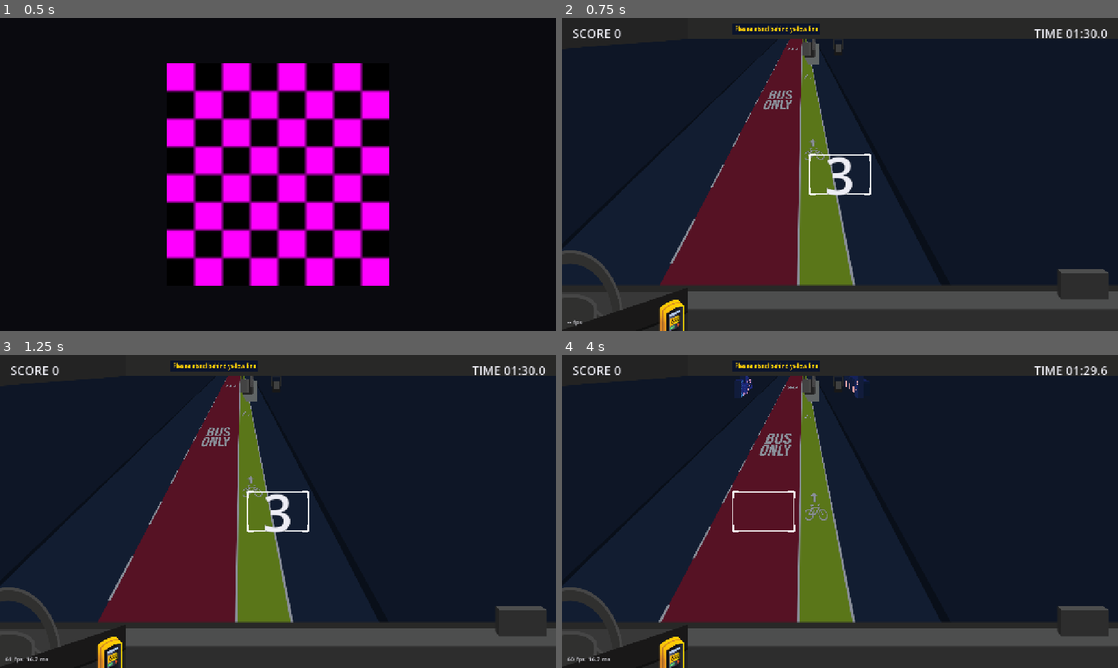
Above: before the commit, frames 1-4 (two rows, left to right).
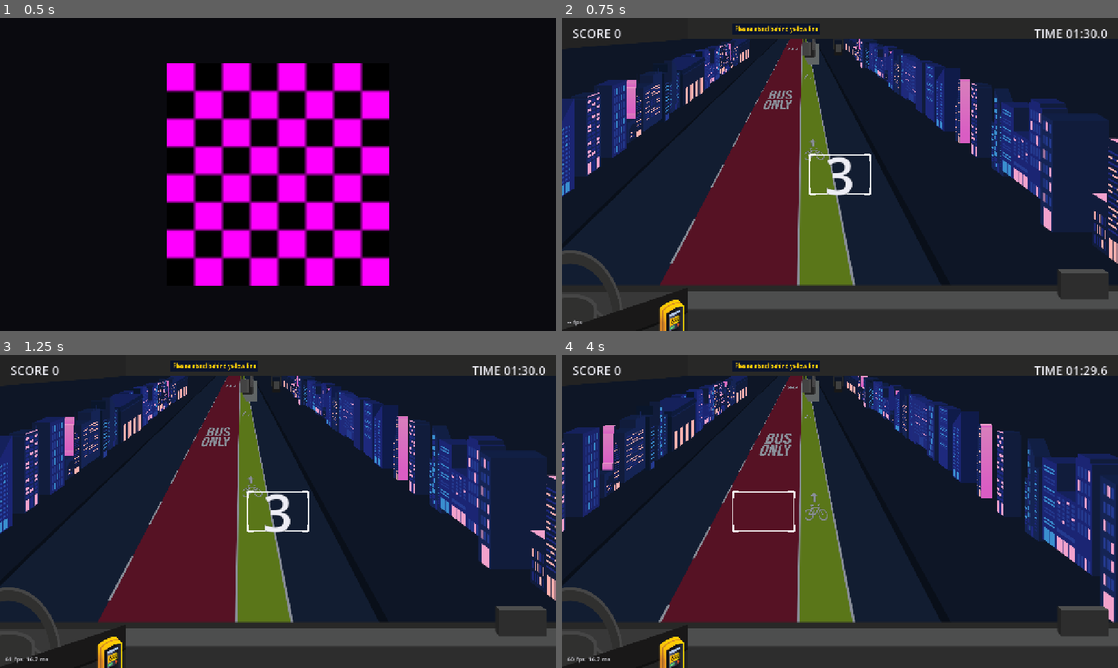
Above: after the commit, the same moments.

Repository: tkforgeworks/robo-narc
Game: Godot game, scene res://scenes/core/main.tscn
Same seed, same stepped clock (60 frames per second), same inputs: the game is played once before the commit and once after it.
Inputs (mouse positions are in pixels of both pictures, inside the frame that each line leads up to):
- Up to frame 1 (0.5 s): no input
- Up to frame 2 (0.75 s): tap Enter at 0.5 s; move the mouse to (962, 158) at 0.52 s; hold D (move_right) from 0.53 s (still down); hold Space (capture) from 0.53 s (still down); click (962, 158) at 0.67 s
- Up to frame 3 (1.25 s): keep holding D (move_right); keep holding Space (capture)
- Up to frame 4 (4 s): release D (move_right) at 1.25 s; release Space (capture) at 1.25 s; drag from (728, 527) to (840, 511) at 1.27 s; tap Space (capture) at 2 s; move the mouse to (895, 442) at 2.02 s; hold D (move_right) 2.03-2.75 s; tap Alt at 2.1 s; drag from (812, 574) to (673, 464) at 2.77 s; tap Enter at 3.5 s; move the mouse to (1006, 558) at 3.52 s; hold A (move_left) from 3.53 s (still down); hold Space (capture) from 3.53 s (still down)

Frame 1 is identical in both runs. In frame 2, 11% of the frame differs, in the area x 0-100%, y 6-79%; in frame 3, 11%; in frame 4, 12%, in the area x 0-100%, y 6-86%.

Commit message:
road: line the roadside with buildings from the first frame
BuildingStrip only seeded one building at the horizon and let the rest
scroll in, so every shift started with empty roadsides for several
seconds. It now pre-fills from just behind the bus to the horizon on
ready and projects immediately; the despawn edge is a named constant.

Co-Authored-By: Claude Fable 5.1 <noreply@anthropic.com>

Diff:
--- a/src/game/road/building_strip.gd
+++ b/src/game/road/building_strip.gd
@@ -6,6 +6,8 @@
 enum RoadSide { LEFT, RIGHT }
 
 const BUILDINGS_DIR := "res://assets/roadside/buildings"
+## Buildings live from here (behind the bus) to the horizon.
+const DESPAWN_Z := -20.0
 
 @export var side: RoadSide = RoadSide.LEFT
 @export var rng_seed: int = 0
@@ -29,7 +31,9 @@
 	_textures = SpriteFolderScanner.list_textures(folder)
 	if _textures.is_empty():
 		_textures = [PlaceholderTexture.register_use("buildings %s" % RoadSide.keys()[side].to_lower())]
+	_prefill_road()
 	_fill_to_horizon()
+	_project_all()
 
 
 func building_count() -> int:
@@ -40,7 +44,7 @@
 	for sprite in _sprites:
 		sprite.set_meta("z", float(sprite.get_meta("z")) - road_speed * delta)
 	for i in range(_sprites.size() - 1, -1, -1):
-		if float(_sprites[i].get_meta("z")) < -20.0:
+		if float(_sprites[i].get_meta("z")) < DESPAWN_Z:
 			_sprites[i].queue_free()
 			_sprites.remove_at(i)
 	_fill_to_horizon()
@@ -50,6 +54,15 @@
 func set_camera_x(camera_x: float) -> void:
 	_camera_x = camera_x
 	_project_all()
+
+
+## Lines the whole visible road at start so the roadside is never empty while
+## the first buildings scroll in from the horizon.
+func _prefill_road() -> void:
+	var z := DESPAWN_Z + config.building_gap_z
+	while z < config.z_max:
+		_spawn(z)
+		z += config.building_gap_z
 
 
 func _fill_to_horizon() -> void:
@@ -89,4 +102,4 @@
 		sprite.position = Perspective.project(road_x, z, _camera_x, config)
 		sprite.scale = Vector2.ONE * (config.building_height_px / sprite.texture.get_size().y) * f
 		sprite.z_index = clampi(int(config.z_max - z), 0, 4000)
-		sprite.visible = z <= config.z_max and z > -20.0
+		sprite.visible = z <= config.z_max and z > DESPAWN_Z
--- /dev/null
+++ b/tests/game/test_building_strip.gd
@@ -0,0 +1,40 @@
+extends GutTest
+
+var _config: TuningConfig
+var _strip: BuildingStrip
+
+
+func before_each() -> void:
+	_config = TuningConfig.new()
+	_strip = BuildingStrip.new()
+	_strip.config = _config
+	_strip.rng_seed = 7
+	add_child_autofree(_strip)
+
+
+func _zs() -> Array:
+	var zs: Array = []
+	for child in _strip.get_children():
+		if child is Sprite2D:
+			zs.append(float(child.get_meta("z")))
+	zs.sort()
+	return zs
+
+
+func test_road_is_lined_with_buildings_from_the_start() -> void:
+	var zs := _zs()
+	var expected := int((_config.z_max - BuildingStrip.DESPAWN_Z) / _config.building_gap_z)
+	assert_between(zs.size(), expected - 1, expected + 2)
+	assert_lt(zs[0], _config.building_gap_z, "the nearest building starts beside the bus")
+	assert_gte(zs[-1], _config.z_max, "the farthest waits at the horizon")
+	for i in zs.size() - 1:
+		assert_almost_eq(zs[i + 1] - zs[i], _config.building_gap_z, 0.001)
+
+
+func test_scrolling_keeps_the_road_lined() -> void:
+	var before := _strip.building_count()
+	_strip.scroll(1.0, _config.building_gap_z * 3.0)
+	var zs := _zs()
+	assert_between(_strip.building_count(), before - 1, before + 1)
+	assert_lt(zs[0], _config.building_gap_z)
+	assert_gte(zs[-1], _config.z_max)
Not shown, added: tests/game/test_building_strip.gd.uid
